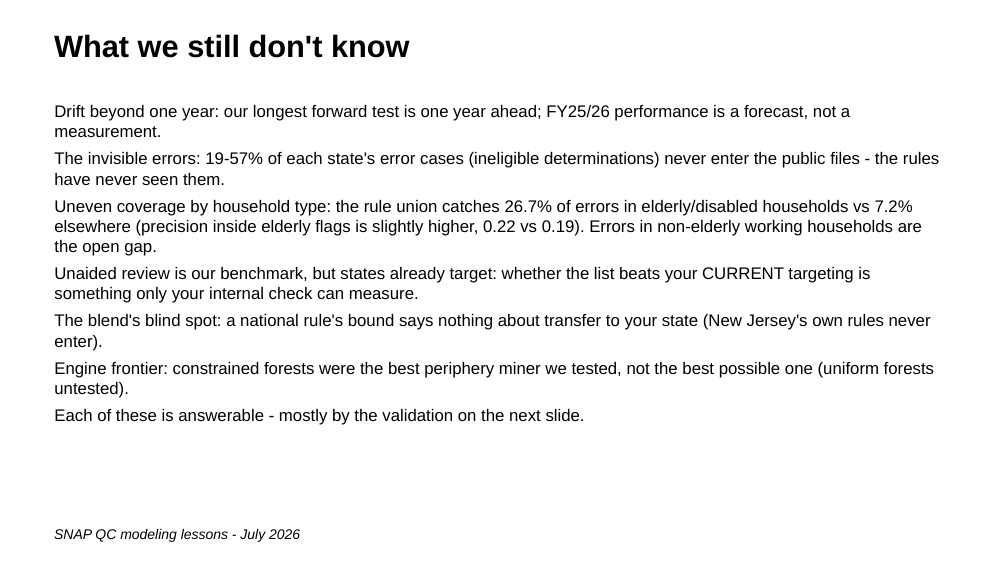
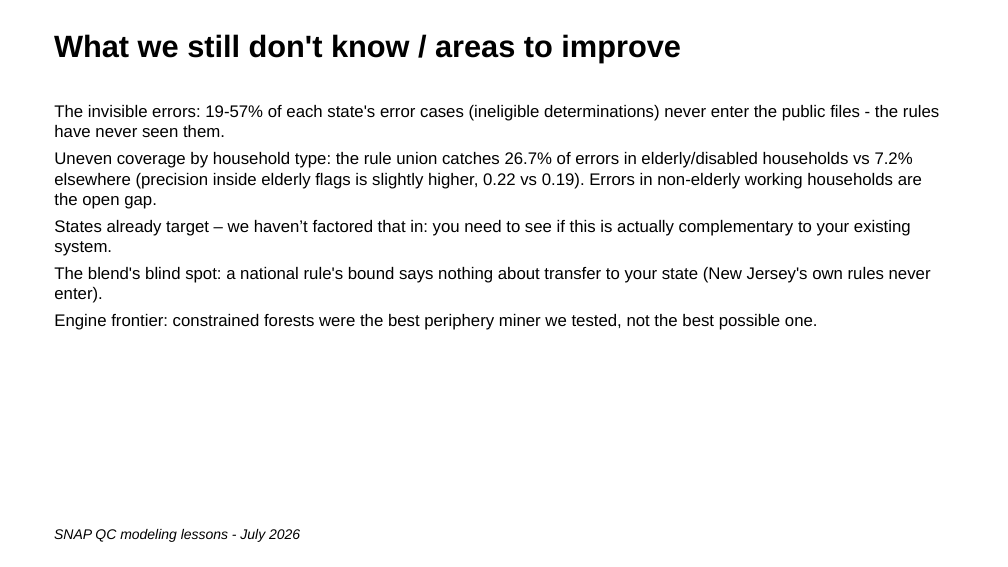
Before and after one commit to giannella/snap_qc, a slide deck: slide 29 of lessons_getting_more_signal_from_snap_qc_data.pptx. Drawn at 1008x567 pixels with LibreOffice and Linux fonts; fonts in the diff are those of the drawing. Boxes give left, top, right and bottom in pixels: in the first picture for what was removed or moved away, otherwise in the second. Text is boxed around its words. In the diff, an @@ line names an element or a change of style, - is before the commit and + after.

```diff
--- a/lessons_getting_more_signal_from_snap_qc_data.pptx
+++ b/lessons_getting_more_signal_from_snap_qc_data.pptx
@@ text at [54,34,681,63]: text changed @@
-What we still don't know
+What we still don't know / areas to improve
@@ text at [54,105,850,137]: paragraph removed @@
-Drift beyond one year: our longest forward test is one year ahead; FY25/26 performance is a forecast, not a measurement.
@@ text at [54,220,911,256]: text changed @@
-Unaided review is our benchmark, but states already target: whether the list beats your CURRENT targeting is something only your internal check can measure.
+States already target – we haven’t factored that in: you need to see if this is actually complementary to your existing system.
@@ text at [54,314,818,330]: text changed @@
-Engine frontier: constrained forests were the best periphery miner we tested, not the best possible one (uniform forests untested).
-Each of these is answerable - mostly by the validation on the next slide.
+Engine frontier: constrained forests were the best periphery miner we tested, not the best possible one.
```
Also in this commit, not shown: 7 other slides changed.
